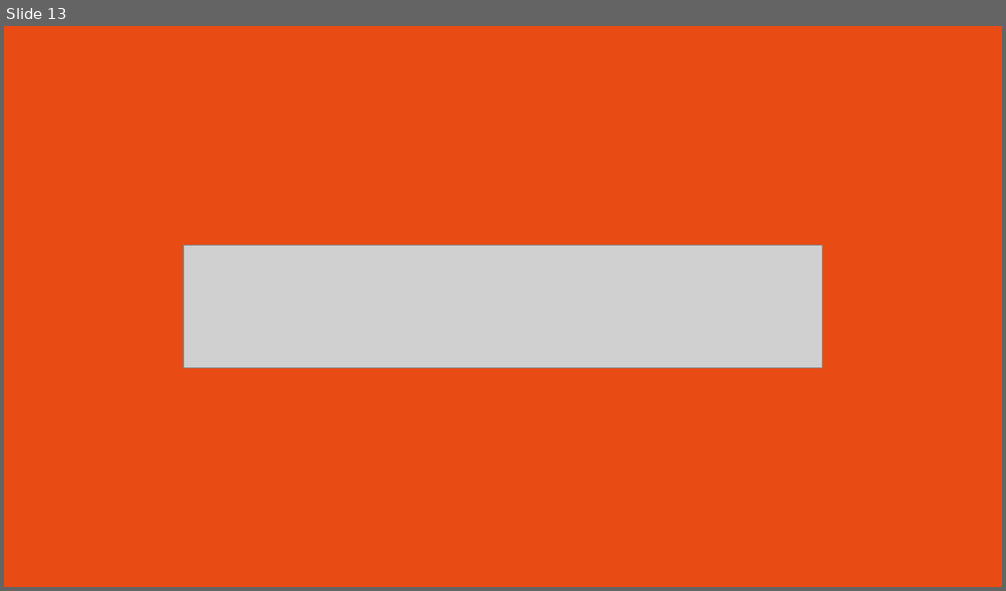
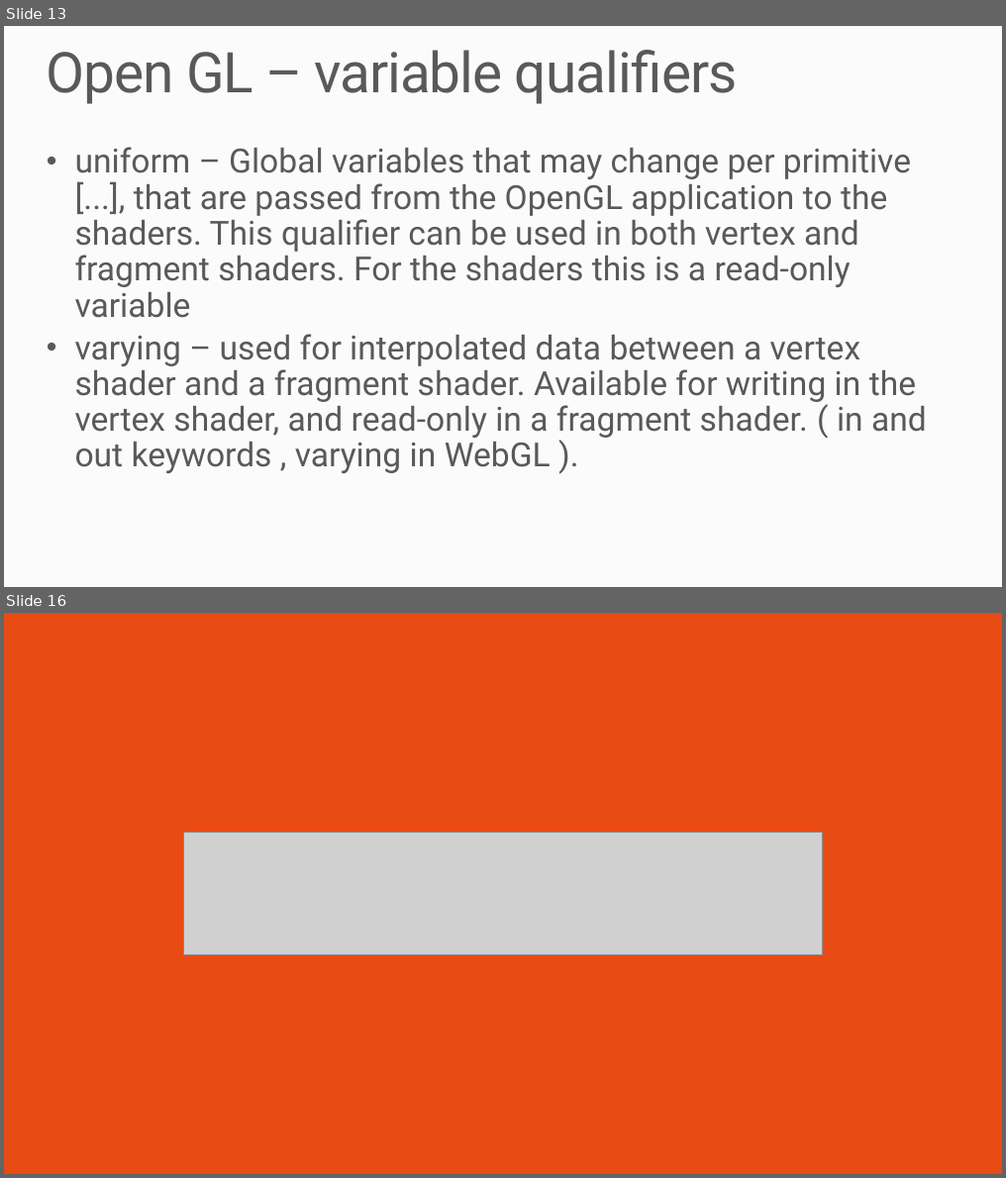
Before and after one commit to luka712/mscommunity_os_opentk, a slide deck: uvod u 3d programiranje.pptx. Shown one above the other, each under a label of ours: slide 13 before the commit, slides 13 and 16 after it; the slides between them are not shown. The pictures are 1006x591 and 1006x1178 pixels, drawn with LibreOffice and Linux fonts; fonts in the diff are those of the drawing; grey boxes stand for pictures. Boxes give left, top, right and bottom in pixels: in the first picture for what was removed or moved away, otherwise in the second. Text is boxed around its words. In the diff, an @@ line names an element or a change of style, - is before the commit and + after.

Commit message:
presentation

```diff
--- a/uvod u 3d programiranje.pptx
+++ b/uvod u 3d programiranje.pptx
@@ slide 13 added at box(4, 26, 1002, 587), background #FBFBFB @@
@@ title added at box(47, 50, 738, 104), 54 pt, text gradient #595959 to #404040 @@
+Open GL – variable qualifiers
@@ text added at box(75, 147, 927, 473), 32 pt, text gradient #595959 to #404040 @@
+• uniform – Global variables that may change per primitive [...], that are passed from the OpenGL application to the shaders. This qualifier can be used in both vertex and fragment shaders. For the shaders this is a read-only variable
+• varying – used for interpolated data between a vertex shader and a fragment shader. Available for writing in the vertex shader, and read-only in a fragment shader. ( in and out keywords , varying in WebGL ).
@@ what was slide 13 is now slide 16 @@
```
Also in this commit, not shown: 2 other slides added.
